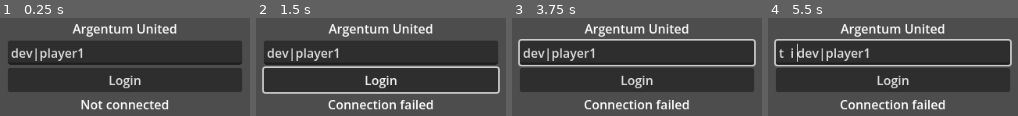
Above: before the commit, frames 1-4 (left to right).
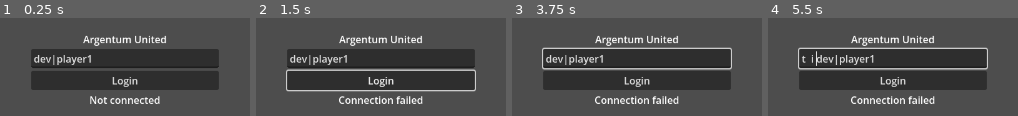
Above: after the commit, the same moments.

Repository: polito-ao/argentum-united-client
Game: Godot game, scene res://scenes/login/login.tscn
Same seed, same stepped clock (60 frames per second), same inputs: the game is played once before the commit and once after it.
Inputs (mouse positions are in pixels of both pictures, inside the frame that each line leads up to):
- Up to frame 1 (0.25 s): no input
- Up to frame 2 (1.5 s): click "Login" at 0.5 s; tap Enter at 1.25 s; move the mouse to (outside the picture) at 1.27 s; hold Right from 1.28 s (still down); tap G at 1.35 s; click (outside the picture) at 1.42 s
- Up to frame 3 (3.75 s): tap Space at 1.52, 2, 2.27, 3.5 s; move the mouse to (outside the picture) at 2.02 s; release Right at 2.03 s; hold Down 2.03-2.78 s; tap Ctrl at 2.1 s; tap Enter at 2.75 s; move the mouse to (outside the picture) at 2.77 s; hold Right 2.78-3.53 s; tap R at 2.85 s; move the mouse to (outside the picture) at 3.52 s; hold Up from 3.53 s (still down); tap B at 3.6 s; click (outside the picture) at 3.67 s
- Up to frame 4 (5.5 s): tap Space at 3.77, 4.52, 5, 5.27 s; tap Enter at 4.25 s; move the mouse to (outside the picture) at 4.27 s; release Up at 4.28 s; hold Left from 4.28 s (still down); tap T at 4.35 s; move the mouse to (outside the picture) at 5.02 s; tap I at 5.1 s

The runs differ from the first frame. In frame 1, 30% of the frame differs, in the area x 3-97%, y 6-94%; in frame 2, 33%; in frame 3, 32%; in frame 4, 33%, in the area x 2-98%, y 6-94%.

Commit message:
display: 1280x960 design + HUD-aware camera offset restored
Bumping the design viewport one step up the 4:3 ladder — 1280x960 gives
~16x13.1 tiles in the game area (after the fixed 260x120 HUD). Matches
classic AO viewing density better than 1024x768 cramped while staying
unmistakably 4:3.

Restored CAMERA_WORLD_OFFSET = (130, -60). The earlier experiment
reverted it because the green-square placeholder made the offset hard
to read; now that the humano body sprite renders properly, the math
puts the player exactly at the game-area center (8 tiles from west,
~7 from bottom, ~6 from HUD top).

Math is HUD-pixel-fixed so the same offset works for 1024, 1280, or
1600 wide design — only the percentage of screen the HUD covers
changes.

Co-Authored-By: Claude Opus 4.7 (1M context) <noreply@anthropic.com>

Diff:
--- a/project.godot
+++ b/project.godot
@@ -20,13 +20,12 @@
 
 [display]
 
-window/size/viewport_width=1024
-window/size/viewport_height=768
-window/size/window_width_override=1024
-window/size/window_height_override=768
+window/size/viewport_width=1280
+window/size/viewport_height=960
 window/size/resizable=false
+window/size/window_width_override=1280
+window/size/window_height_override=960
 window/stretch/mode="canvas_items"
-window/stretch/aspect="keep"
 window/stretch/scale_mode="integer"
 
 [rendering]
--- a/scenes/world/world.gd
+++ b/scenes/world/world.gd
@@ -22,13 +22,16 @@
 # to docs/maps/parsed/mapa<N>.json on the sibling server repo.
 const MAP_JSON_DIR := "C:/Users/agusp/Documents/GitHub/argentum-united-server/docs/maps/parsed"
 
-# Camera follows the player without HUD-aware offset. An earlier experiment
-# shifted the player into the geometric center of the HUD-excluded rectangle,
-# but in practice the natural "player at screen center" read better — the
-# chat panel is small (top-left only) and the right panel visually balances
-# it enough that the raw center feels right. Restore offset behaviour by
-# flipping this to a computed Vector2 if HUD layout changes noticeably.
-const CAMERA_WORLD_OFFSET := Vector2.ZERO
+# Camera follows the player but offsets so the player sits in the visual
+# CENTER of the game-area rectangle (viewport minus HUD). Right panel is
+# 260px wide and top chat is ~120px tall, both fixed pixels regardless of
+# viewport size. Game-area center vs screen-center differs by exactly half
+# the HUD widths in each axis: (260/2 right, 120/2 down). Camera shifts
+# the OPPOSITE direction so the player visually moves up-and-left into the
+# game-area center. Math is independent of viewport (1024, 1280, 1600...).
+const HUD_RIGHT_WIDTH := 260
+const HUD_TOP_HEIGHT := 120
+const CAMERA_WORLD_OFFSET := Vector2(HUD_RIGHT_WIDTH / 2.0, -HUD_TOP_HEIGHT / 2.0)
 
 var connection: ServerConnection
 var my_pos: Vector2i = Vector2i(50, 50)
